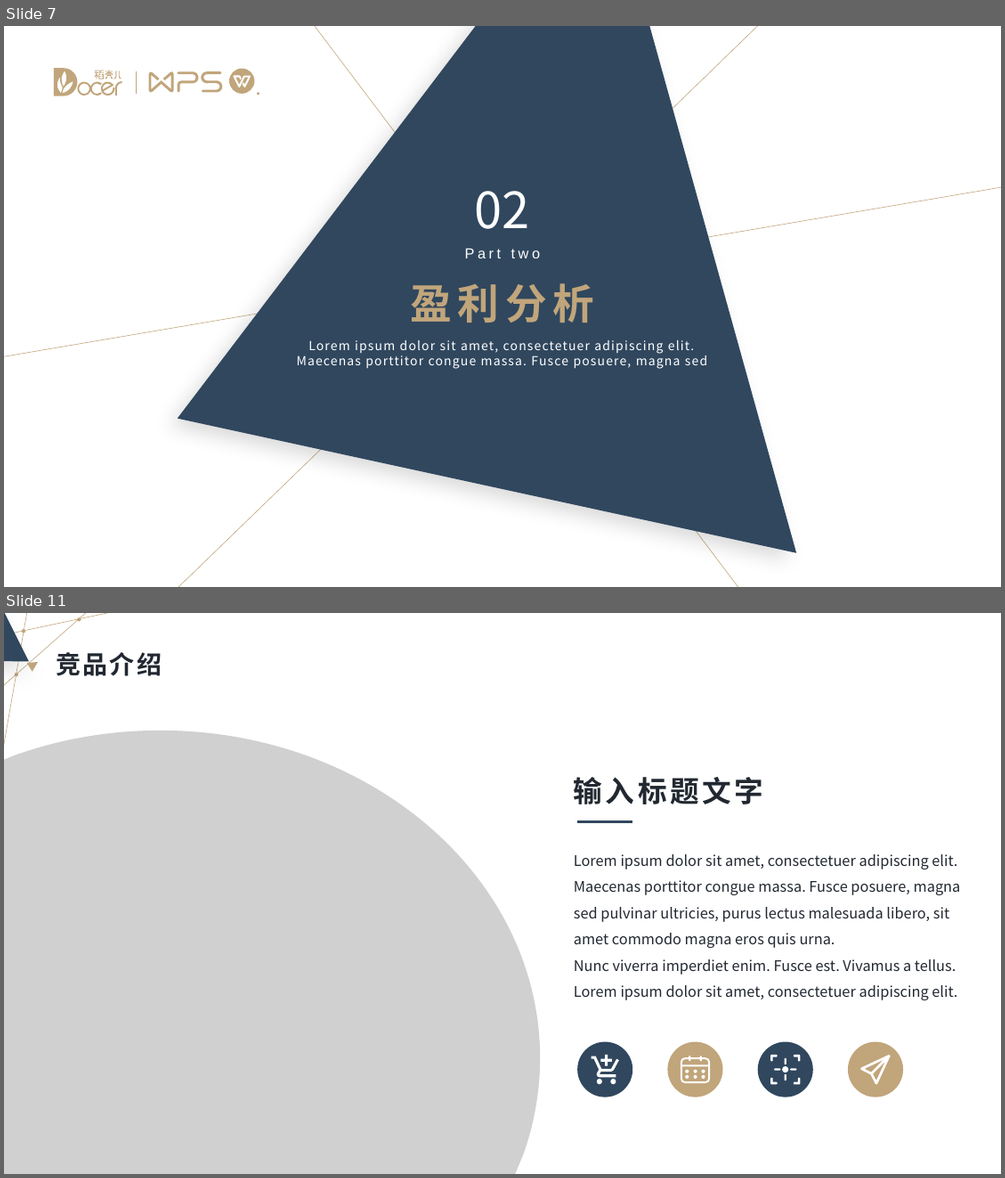
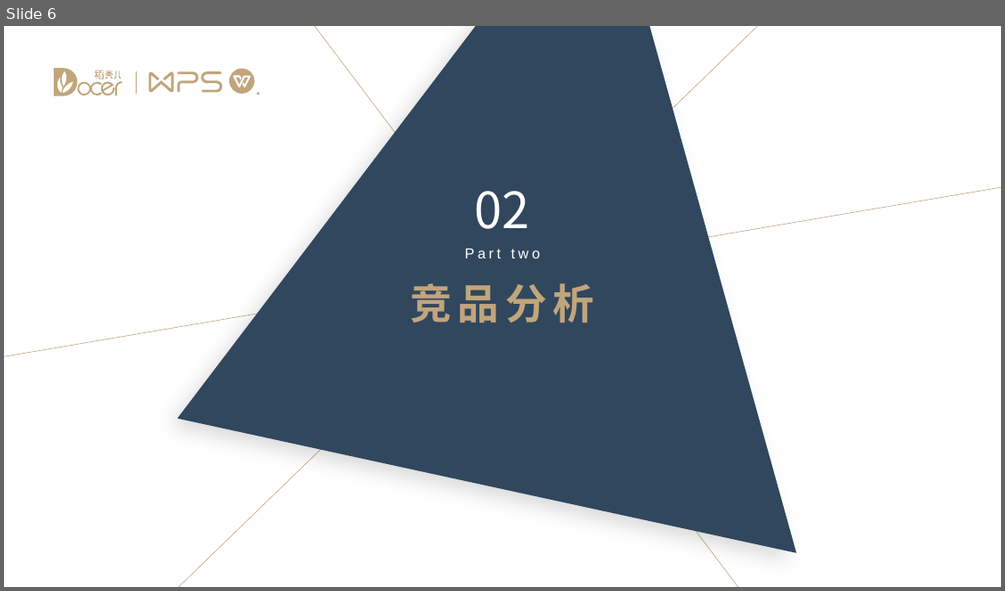
Before and after one commit to android-app-development-course/2024-Spring-Computer-1-EasyStoring, a slide deck: 开发文档/收纳易产品方案分析.pptx. Shown one above the other, each under a label of ours: slides 7 and 11 before the commit, slide 6 after it; the slides between them are not shown. The pictures are 1005x1178 and 1005x591 pixels, drawn with LibreOffice and Linux fonts; fonts in the diff are those of the drawing; grey boxes stand for pictures. Boxes give left, top, right and bottom in pixels: in the first picture for what was removed or moved away, otherwise in the second. Text is boxed around its words. In the diff, an @@ line names an element or a change of style, - is before the commit and + after.

```diff
--- a/开发文档/收纳易产品方案分析.pptx
+++ b/开发文档/收纳易产品方案分析.pptx
@@ slide 11 removed at (4, 613, 1001, 1174), background #FFFFFF @@
@@ line removed from (30, 613) to (4, 757) @@
@@ line removed from (94, 613) to (4, 700) @@
@@ line removed from (117, 613) to (4, 650) @@
@@ freeform shape removed at (4, 613, 32, 692) @@
@@ ellipse removed at (22, 629, 26, 633) @@
@@ ellipse removed at (77, 617, 81, 622) @@
@@ freeform shape removed at (27, 658, 41, 673) @@
@@ title removed at (56, 652, 162, 676) @@
-竞品介绍
@@ ellipse removed at (14, 673, 18, 677) @@
@@ picture removed at (4, 730, 540, 1174) @@
@@ text removed at (574, 777, 763, 804) @@
-输入标题文字
@@ line removed from (577, 821) to (633, 821) @@
@@ text removed at (574, 854, 961, 1000) @@
-Lorem ipsum dolor sit amet, consectetuer adipiscing elit. Maecenas porttitor congue massa. Fusce posuere, magna sed pulvinar ultricies, purus lectus malesuada libero, sit amet commodo magna eros quis urna.
-Nunc viverra imperdiet enim. Fusce est. Vivamus a tellus. Lorem ipsum dolor sit amet, consectetuer adipiscing elit.
@@ ellipse removed at (577, 1041, 633, 1097) @@
@@ freeform shape removed at (591, 1054, 619, 1084) @@
@@ ellipse removed at (667, 1041, 722, 1097) @@
@@ freeform shape removed at (680, 1055, 711, 1083) @@
@@ ellipse removed at (758, 1041, 813, 1097) @@
@@ freeform shape removed at (770, 1054, 801, 1084) @@
@@ ellipse removed at (849, 1041, 904, 1097) @@
@@ freeform shape removed at (861, 1054, 890, 1084) @@
@@ what was slide 7 is now slide 6 @@
@@ slide 6 changed as well @@
@@ text at (410, 283, 594, 322): text changed @@
-盈利分析
+竞品分析
@@ text removed at (297, 340, 707, 369) @@
-Lorem ipsum dolor sit amet, consectetuer adipiscing elit. Maecenas porttitor congue massa. Fusce posuere, magna sed
```
Also in this commit, not shown: 5 other slides changed, 16 slides added, 9 other slides removed, 2 other files.
